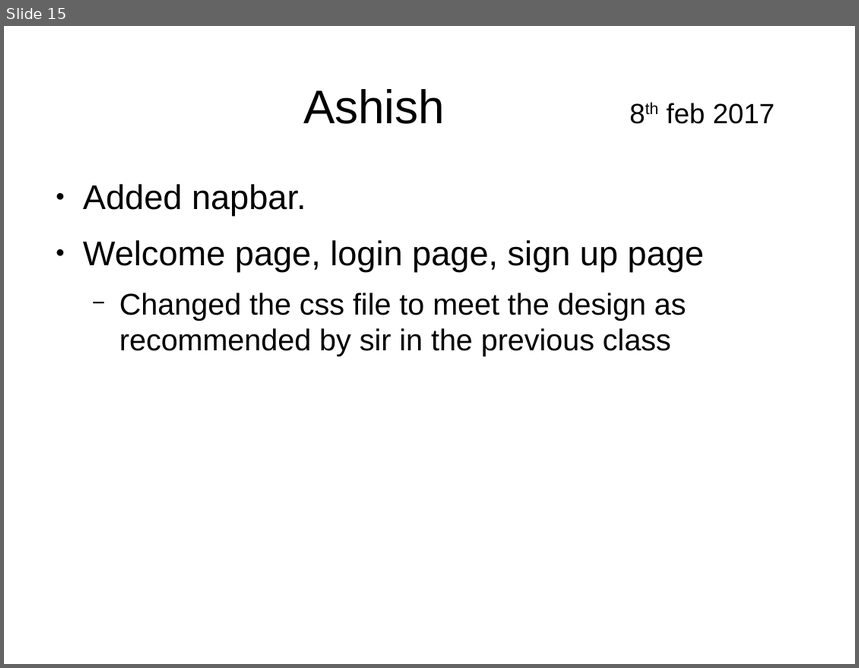
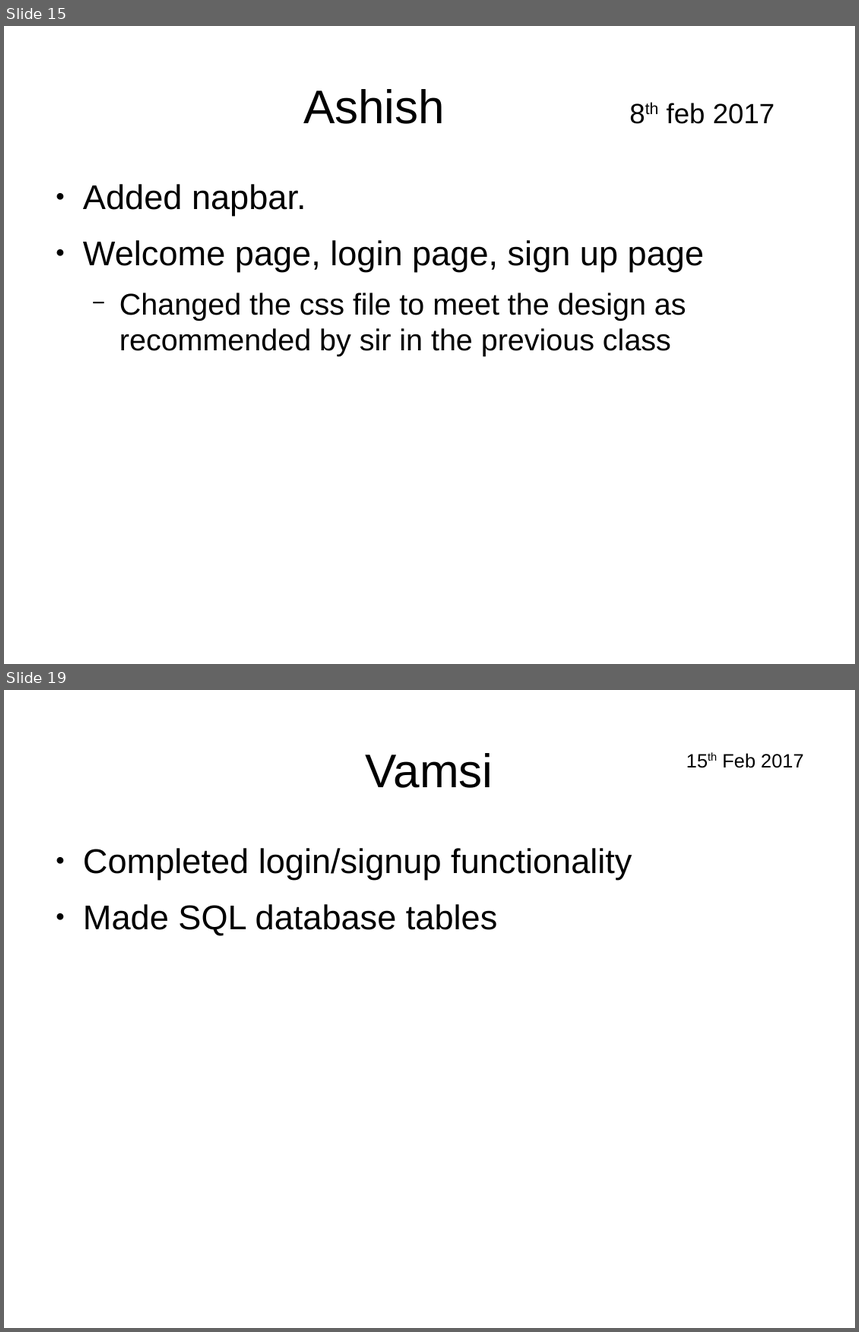
Before and after one commit to pandusonu2/WebTech, a slide deck: Presentation.odp. Shown one above the other, each under a label of ours: slide 15 before the commit, slides 15 and 19 after it; the slides between them are not shown. The pictures are 859x668 and 859x1332 pixels, drawn with LibreOffice and Linux fonts; fonts in the diff are those of the drawing. Boxes give left, top, right and bottom in pixels: in the first picture for what was removed or moved away, otherwise in the second. Text is boxed around its words. In the diff, an @@ line names an element or a change of style, - is before the commit and + after.

```diff
--- a/Presentation.odp
+++ b/Presentation.odp
@@ slide 19 added at [4, 690, 855, 1328], background #FFFFFF @@
@@ title added at [366, 753, 493, 788], 44 pt, text #000000 @@
+Vamsi
@@ text added at [722, 753, 804, 768], 18 pt, text #000000 @@
+15th Feb 2017
@@ text added at [83, 848, 632, 936], 32 pt, text #000000 @@
+● Completed login/signup functionality
+● Made SQL database tables
```
Also in this commit, not shown: 1 slide changed, 4 other slides added, 5 other files.
